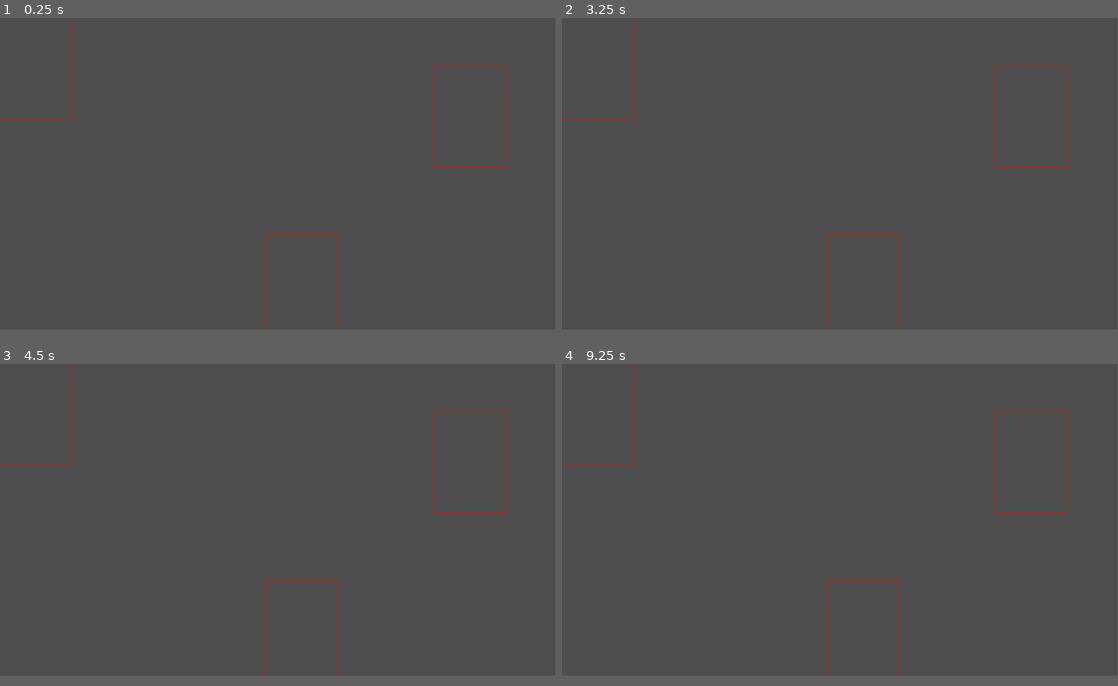
Above: before the commit, frames 1-4 (two rows, left to right).
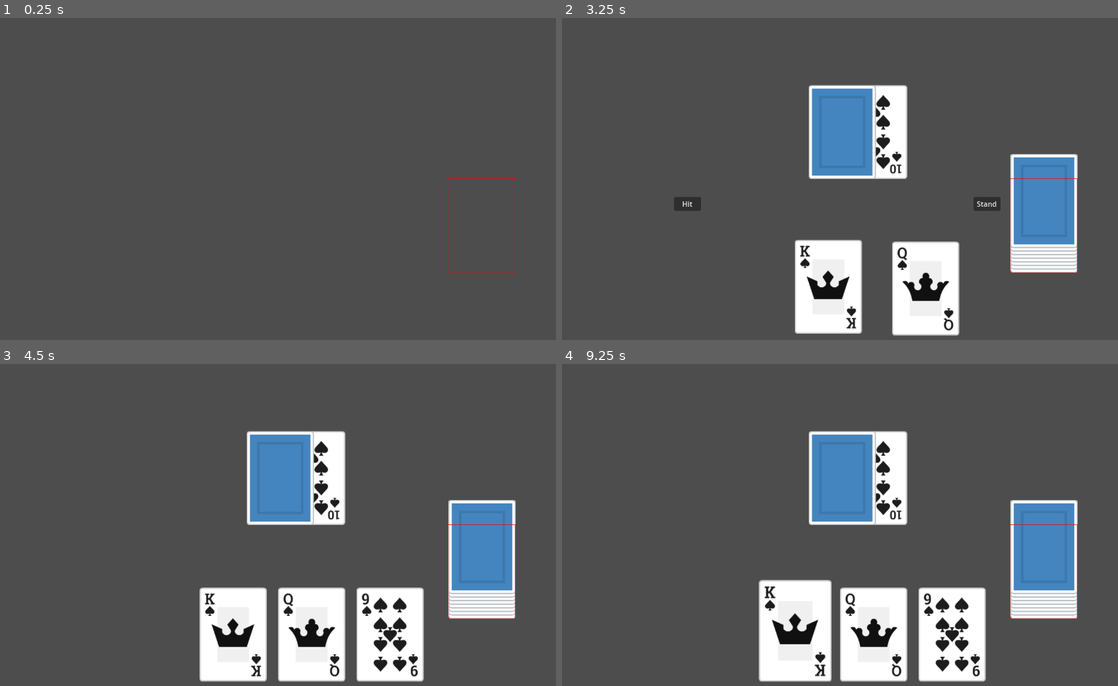
Above: after the commit, the same moments.

Repository: Krizsan0596/GDBlackjack
Game: Godot game, scene res://scenes/main.tscn
Two runs of this game, one before a commit and one after it. Both use one fixed random seed, a clock stepped at 60 frames per second and the inputs below.
Inputs (mouse positions are in pixels of both pictures, inside the frame that each line leads up to):
- Up to frame 1 (0.25 s): no input
- Up to frame 2 (3.25 s): tap Enter at 0.5, 2 s; move the mouse to (962, 159) at 0.52 s; click (962, 159) at 0.67 s; tap Space at 1.25, 2.75 s; drag from (728, 188) to (812, 236) at 1.27 s; move the mouse to (895, 104) at 2.02 s; click (895, 104) at 2.17 s; drag from (812, 236) to (673, 127) at 2.77 s
- Up to frame 3 (4.5 s): click (127, 544) at 3.5 s, where only the run after the commit has a clickable "Hit"; click (422, 544) at 4.25 s, where only the run after the commit has a clickable "Stand"
- Up to frame 4 (9.25 s): tap Enter at 5 s; move the mouse to (1006, 566) at 5.02 s; click (1006, 566) at 5.17 s; tap Space at 5.75 s; drag from (673, 473) to (756, 441) at 5.77 s; move the mouse to (867, 518) at 6.52 s; click (867, 518) at 6.67 s; drag from (756, 441) to (728, 534) at 7.27 s; move the mouse to (962, 505) at 8.02 s; click (962, 505) at 8.17 s; drag from (728, 534) to (812, 582) at 8.77 s
The window is 799x449 before the commit and 800x464 after it. Grey fills any space a smaller window leaves; there, only what the larger window draws over its background counts as a difference.

The runs differ from the first frame. In frame 1, 0.5% of the frame differs, in the area x 0-93%, y 0-97%; in frame 2, 17%; in frame 3, 20%; in frame 4, 21%, in the area x 0-93%, y 0-99%.

Commit message:
feat: add basic game manager and UI for blackjack
- Added `game_manager.gd` script to manage blackjack game logic, including
  dealing cards, handling player actions (hit/stand), and initializing the
  deck.
- Updated `main.tscn` to include UI buttons for "Hit" and "Stand", and
  connected them to the game manager.
- Configured window size and display settings in `project.godot`.
- Added Linux export preset and build directory to `.gitignore`.

Diff:
--- a/project.godot
+++ b/project.godot
@@ -14,3 +14,10 @@
 run/main_scene="uid://c1mbrubebvbj1"
 config/features=PackedStringArray("4.5", "Forward Plus")
 config/icon="res://icon.svg"
+
+[display]
+
+window/size/viewport_width=1240
+window/size/viewport_height=720
+window/size/mode=3
+window/size/resizable=false
--- a/scenes/main.tscn
+++ b/scenes/main.tscn
@@ -1,10 +1,21 @@
-[gd_scene load_steps=4 format=3 uid="uid://c1mbrubebvbj1"]
+[gd_scene load_steps=8 format=3 uid="uid://c1mbrubebvbj1"]
 
 [ext_resource type="Script" uid="uid://clqgq1n7v0ar" path="res://addons/card-framework/card_manager.gd" id="1_sugp2"]
+[ext_resource type="Script" uid="uid://cbss6l30u4kls" path="res://scripts/game_manager.gd" id="1_tbgi4"]
 [ext_resource type="Script" uid="uid://6ams8uvg43gu" path="res://addons/card-framework/pile.gd" id="2_jyhfs"]
+[ext_resource type="PackedScene" uid="uid://dpnpfi0ggav67" path="res://scenes/card_factory.tscn" id="2_tbgi4"]
 [ext_resource type="Script" uid="uid://dj46jo3lfbclo" path="res://addons/card-framework/hand.gd" id="3_tbgi4"]
 
+[sub_resource type="Curve" id="Curve_jyhfs"]
+_data = [Vector2(0, 0), 0.0, 2.268686, 0, 0, Vector2(0.4941861, 0.3820225), 0.0, 0.0, 0, 0, Vector2(1, 0), -1.9325857, 0.0, 0, 0]
+point_count = 3
+
+[sub_resource type="Curve" id="Curve_tbgi4"]
+_data = [Vector2(0, 0.3820225), 0.0, -2.1082728, 0, 0, Vector2(0.5232559, 0), 0.0, 0.0, 0, 0, Vector2(1, 0.3820225), 2.7608378, 0.0, 0, 0]
+point_count = 3
+
 [node name="Node2D" type="Node2D"]
+script = ExtResource("1_tbgi4")
 
 [node name="CardManager" type="Control" parent="."]
 layout_mode = 3
@@ -12,30 +23,91 @@
 offset_right = 40.0
 offset_bottom = 40.0
 script = ExtResource("1_sugp2")
+card_factory_scene = ExtResource("2_tbgi4")
 debug_mode = true
 metadata/_custom_type_script = "uid://clqgq1n7v0ar"
 
 [node name="Deck" type="Control" parent="CardManager"]
 anchors_preset = 0
-offset_left = 900.0
-offset_top = 100.0
-offset_right = 940.0
-offset_bottom = 140.0
+offset_left = 1000.0
+offset_top = 360.0
+offset_right = 1040.0
+offset_bottom = 400.0
 script = ExtResource("2_jyhfs")
+max_stack_display = 8
+card_face_up = false
+allow_card_movement = false
+restrict_to_top_card = false
+align_drop_zone_with_top_card = false
 metadata/_custom_type_script = "uid://6ams8uvg43gu"
 
 [node name="PlayerHand" type="Control" parent="CardManager"]
 anchors_preset = 0
-offset_left = 550.0
-offset_top = 450.0
-offset_right = 590.0
-offset_bottom = 490.0
+offset_left = 620.0
+offset_top = 500.0
+offset_right = 660.0
+offset_bottom = 540.0
 script = ExtResource("3_tbgi4")
+max_hand_size = 21
+hand_vertical_curve = SubResource("Curve_jyhfs")
+align_drop_zone_size_with_current_hand_size = false
+enable_drop_zone = false
 metadata/_custom_type_script = "uid://dj46jo3lfbclo"
 
 [node name="DealerHand" type="Control" parent="CardManager"]
 anchors_preset = 0
-offset_right = 40.0
-offset_bottom = 40.0
+offset_left = 620.0
+offset_top = 150.0
+offset_right = 660.0
+offset_bottom = 190.0
 script = ExtResource("3_tbgi4")
+max_hand_size = 21
+hand_vertical_curve = SubResource("Curve_tbgi4")
+align_drop_zone_size_with_current_hand_size = false
+enable_drop_zone = false
 metadata/_custom_type_script = "uid://dj46jo3lfbclo"
+
+[node name="HiddenDealerHand" type="Control" parent="CardManager"]
+anchors_preset = 0
+offset_left = 550.0
+offset_top = 150.0
+offset_right = 590.0
+offset_bottom = 190.0
+script = ExtResource("3_tbgi4")
+max_hand_size = 21
+card_face_up = false
+hand_vertical_curve = SubResource("Curve_tbgi4")
+align_drop_zone_size_with_current_hand_size = false
+enable_drop_zone = false
+metadata/_custom_type_script = "uid://dj46jo3lfbclo"
+
+[node name="UI" type="CanvasLayer" parent="."]
+
+[node name="Hit" type="Button" parent="UI"]
+custom_minimum_size = Vector2(60, 30)
+anchors_preset = 4
+anchor_top = 0.5
+anchor_bottom = 0.5
+offset_left = 250.0
+offset_top = 40.0
+offset_right = 310.0
+offset_bottom = 71.0
+grow_vertical = 2
+action_mode = 0
+text = "Hit"
+
+[node name="Stand" type="Button" parent="UI"]
+custom_minimum_size = Vector2(60, 30)
+anchors_preset = 6
+anchor_left = 1.0
+anchor_top = 0.5
+anchor_right = 1.0
+anchor_bottom = 0.5
+offset_left = -322.0
+offset_top = 40.0
+offset_right = -262.0
+offset_bottom = 71.0
+grow_horizontal = 0
+grow_vertical = 2
+action_mode = 0
+text = "Stand"
--- /dev/null
+++ b/scripts/game_manager.gd
@@ -0,0 +1,60 @@
+extends Node2D
+
+@onready var cardManager = $CardManager
+@onready var deck = $CardManager/Deck
+@onready var playerHand = $CardManager/PlayerHand
+@onready var dealerHand = $CardManager/DealerHand
+@onready var hiddenHand = $CardManager/HiddenDealerHand
+
+@onready var hitButton = $UI/Hit
+@onready var standButton = $UI/Stand
+
+var playerCards: Array = []
+var dealerCards: Array = []
+
+func _ready() -> void:
+	hitButton.pressed.connect(_on_hit)
+	standButton.pressed.connect(_on_stand)
+	hitButton.visible = false
+	standButton.visible = false
+	setup_game()
+
+func setup_game():
+	await get_tree().create_timer(3).timeout
+	create_deck()
+
+	for i in 2:
+		hit(playerHand)
+	hit(hiddenHand)
+	hit(dealerHand)
+	hitButton.visible = true
+	standButton.visible = true
+
+func hit(hand:Hand) -> void:
+	if deck.get_card_count() > 0:
+			var card = deck.get_top_cards(1)
+			if hand == playerHand:
+				playerCards.append(card[0])
+			else:
+				dealerCards.append(card[0])
+			hand.move_cards(card)
+func create_deck():
+	var suits = ["club", "diamond", "heart", "spade"]
+	var values = ["A", "2", "3", "4", "5", "6", "7", "8", "9", "10", "J", "Q", "K"]
+
+	for suit in suits:
+		for value in values:
+			var card_name = "%s_%s" % [suit, value]
+			var card = cardManager.card_factory.create_card(card_name, deck)
+			deck.add_card(card)
+
+func _on_hit():
+	hit(playerHand)
+
+
+func _on_stand():
+	hitButton.visible = false
+	standButton.visible = false
+	dealer_turn()
+func dealer_turn():
+	pass
Not shown, changed: addons/card-framework/hand.gd
Not shown, added: export_presets.cfg
Not shown, added: scripts/game_manager.gd.uid
Not shown, changed: .gitignore
